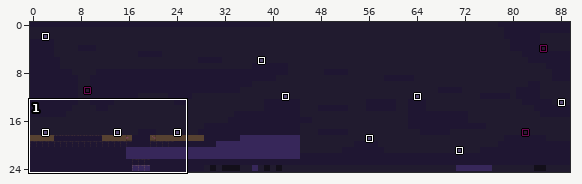
A LDtk project gets an edit: Assets/World.ldtk. The first picture is a wide view before the edit; the outline marks the close-up.
Close-up. Before the commit:
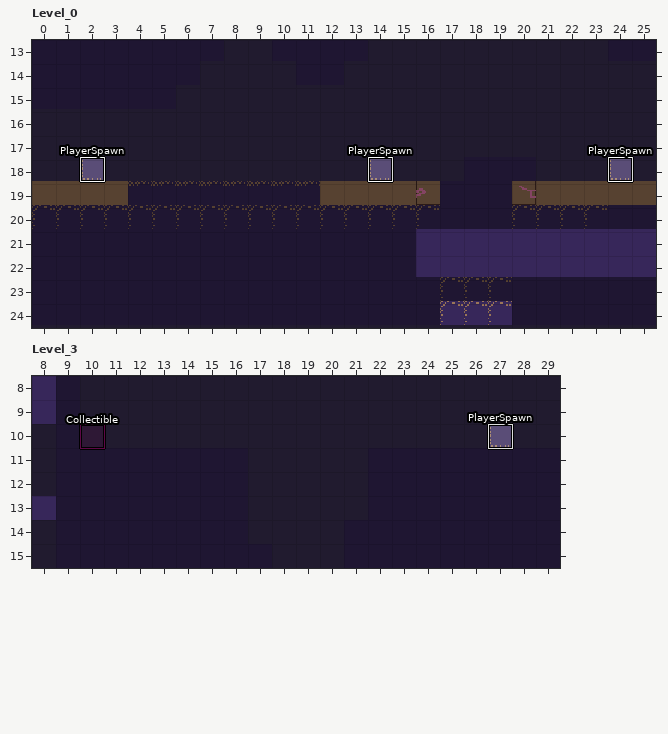
Cells are 16x16 px. Shown: Level_0 x 0..25, y 13..24; Level_3 x 8..29, y 8..15. The commit also changed other parts of the map, which this record leaves out.
New version:
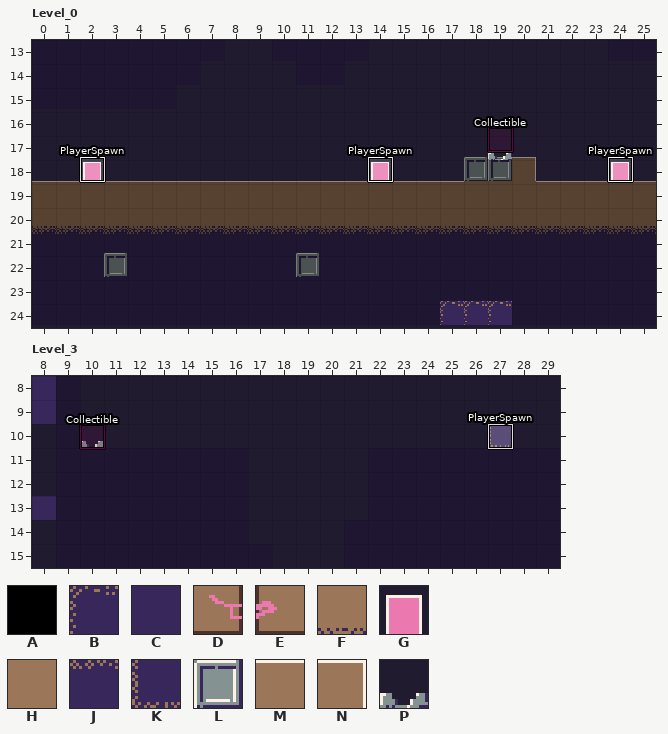
Key: from "Collision": A 1 "Solid"; from "Tileset": B 1, C 3, D 6, E 7, F 11, G 12, H 13, J 14, K 15, L 22, M 23, N 24, P 31.
_ is an empty cell, . an unchanged one.
Objects are placed by their top-left corner, in cells (3,4 is the top-left corner of cell 3,4); size is 1x1 cell unless given.
Tiles of an added or newly shown layer are drawn over the layers below it.
Changes in this commit:
--- layer "Tiles", Level_0
@@ x 0..25 @@
-18 ..K...........K...CCC...K.
-19 HH.HJJJJJJJJHH.HECCCDHHH.H
-20 BBBBBBBBBBBBBBBBBCCCBBBBCC
-21 CCCCCCCCCCCCCCCCCCCCCCCCCC
-22 ...C.......C..............
-23 .................BBB......
+18 ..G...........G...LLN...G.
+19 MM.MMMMMMMMMMM.MMMHHHMMM.M
+20 FFFFFFFFFFFFFFFFFFFFFFFFFF
+21 JJJJJJJJJJJJJJJJJJJJJJJJJJ
+22 ...L.......L..............
+23 .................CCC......
--- layer "Entities", Level_0
+"Collectible" rectangle at 19,16.6
--- layer "Collision", Level_0
@@ x 16..25 @@
-21 __________
-22 __________
+21 AAAAAAAAAA
+22 AAAAAAAAAA
--- layer "Foreground" (added), Level_0
@@ x 19..19 @@
-17 _
+17 P
--- layer "Foreground" (added), Level_3
@@ x 10..10 @@
-10 _
+10 P
